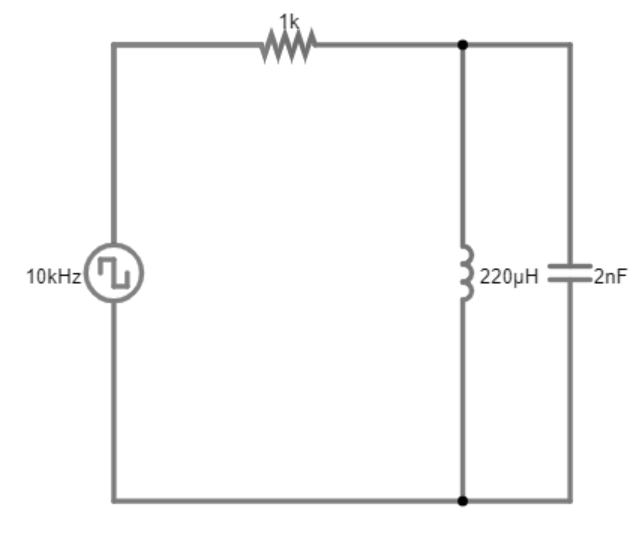
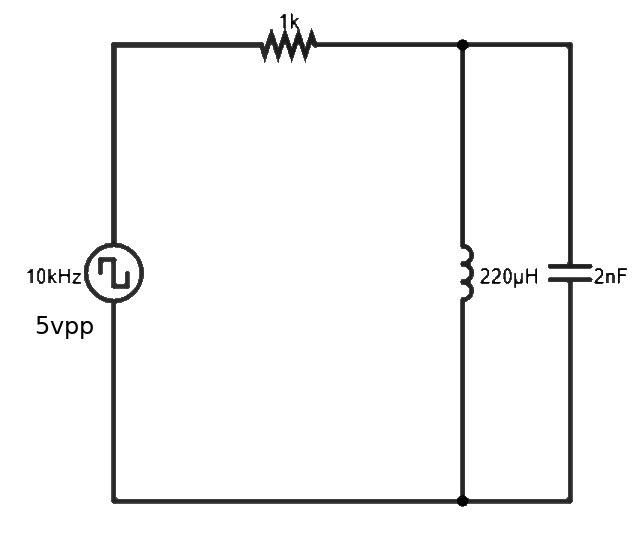
The second (634, 533) image is a revision of the first. Changes to its layers:
added layer "5vpp" above "Basic Diagram.PNG" over (36, 316, 93, 339)
painted on "Basic Diagram.PNG" over (26, 13, 629, 508)
